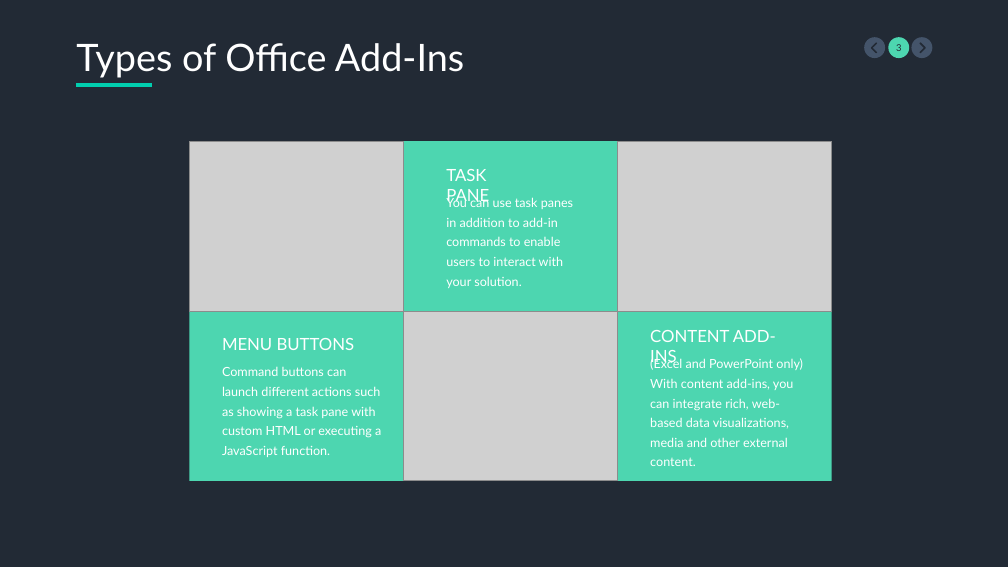
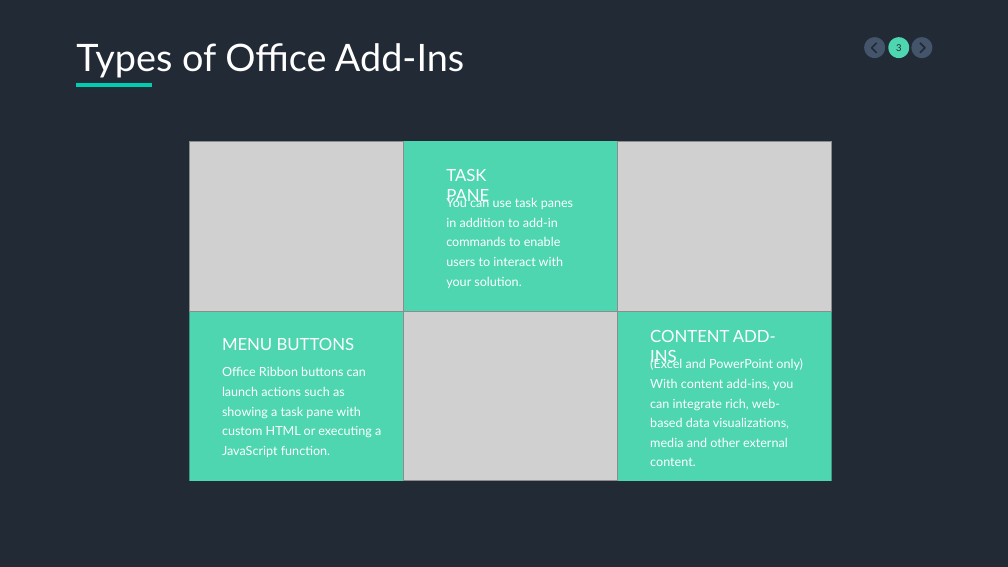
Before and after one commit to mleeb1/git-the-gist, a slide deck: slide 3 of Office Add-Ins.pptx. Drawn at 1008x567 pixels with LibreOffice and Linux fonts; fonts in the diff are those of the drawing; grey boxes stand for pictures. Boxes give left, top, right and bottom in pixels: in the first picture for what was removed or moved away, otherwise in the second. Text is boxed around its words. In the diff, an @@ line names an element or a change of style, - is before the commit and + after.

Commit message:
PPT Updates

```diff
--- a/Office Add-Ins.pptx
+++ b/Office Add-Ins.pptx
@@ text at (222,366,381,457): text changed @@
-Command buttons can launch different actions such as showing a task pane with custom HTML or executing a JavaScript function.
+Office Ribbon buttons can launch actions such as showing a task pane with custom HTML or executing a JavaScript function.
```
